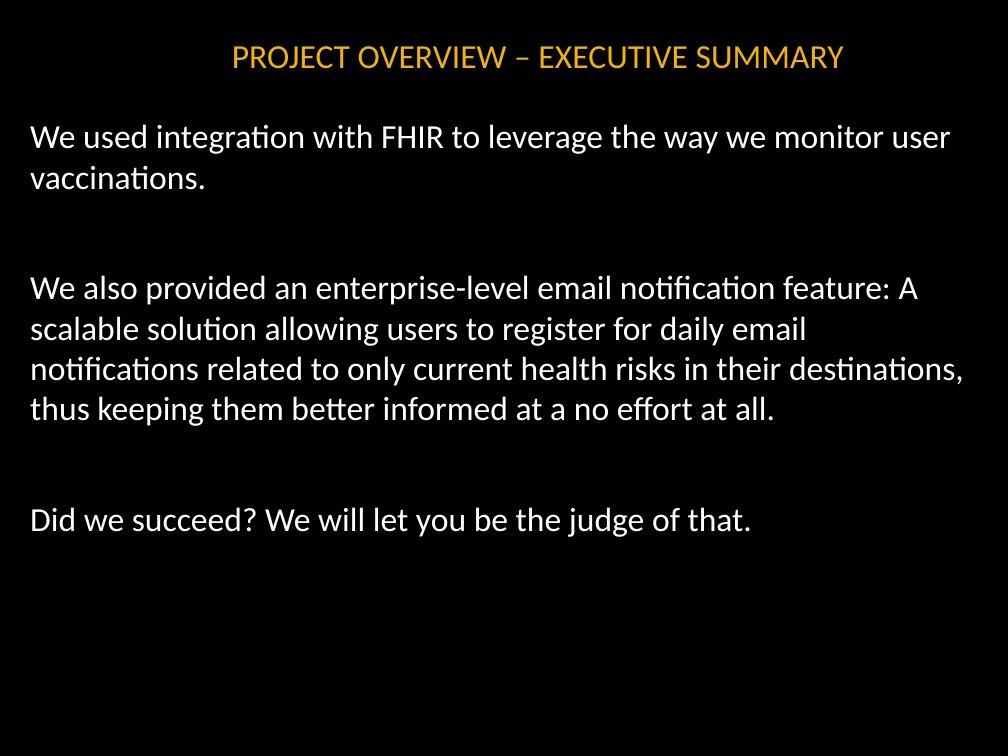
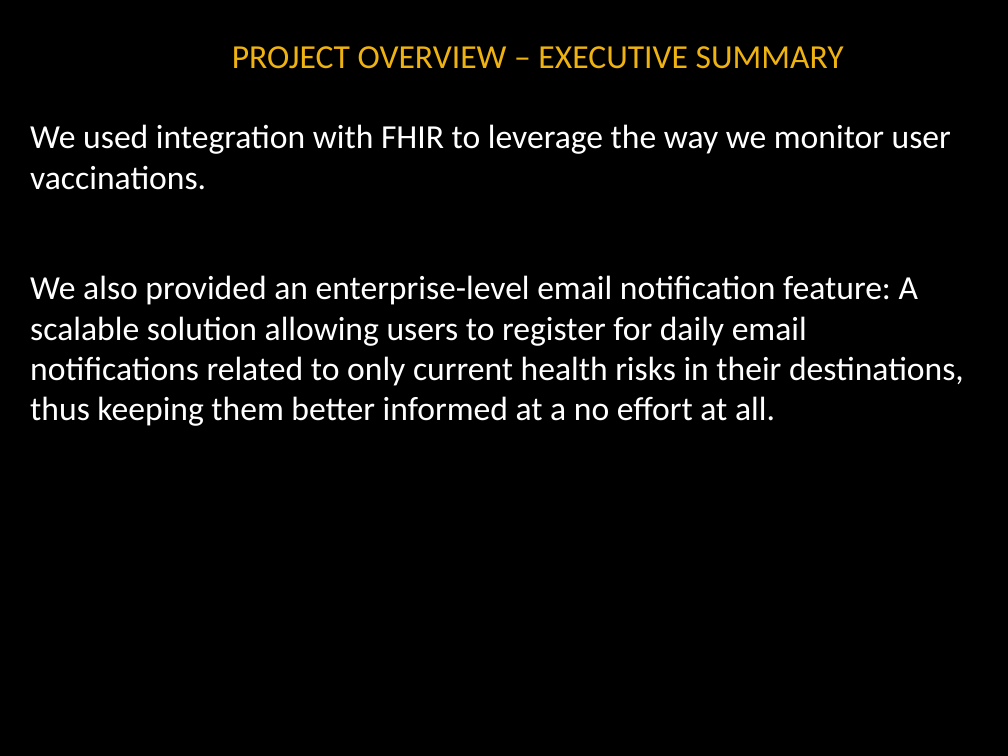
Before and after one commit to noanadler/RockStars, a slide deck: slide 4 of Deliverable4/Rock_Stars_Final_Presentation.pptx. Drawn at 1008x756 pixels with LibreOffice and Linux fonts; fonts in the diff are those of the drawing; background and template pictures are left out. Boxes give left, top, right and bottom in pixels: in the first picture for what was removed or moved away, otherwise in the second. Text is boxed around its words. In the diff, an @@ line names an element or a change of style, - is before the commit and + after.

```diff
--- a/Deliverable4/Rock_Stars_Final_Presentation.pptx
+++ b/Deliverable4/Rock_Stars_Final_Presentation.pptx
@@ text at bbox=[30, 507, 752, 537]: paragraph removed @@
-Did we succeed? We will let you be the judge of that.
```
Also in this commit, not shown: 3 other slides changed.
